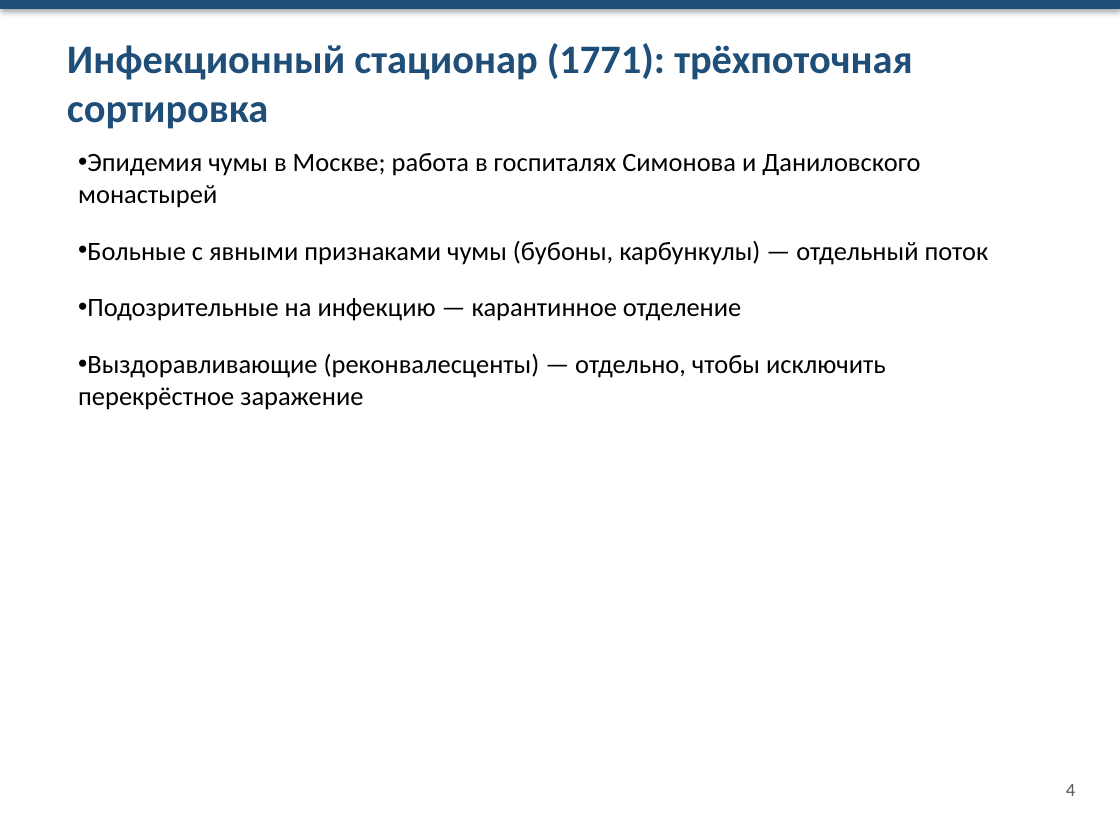
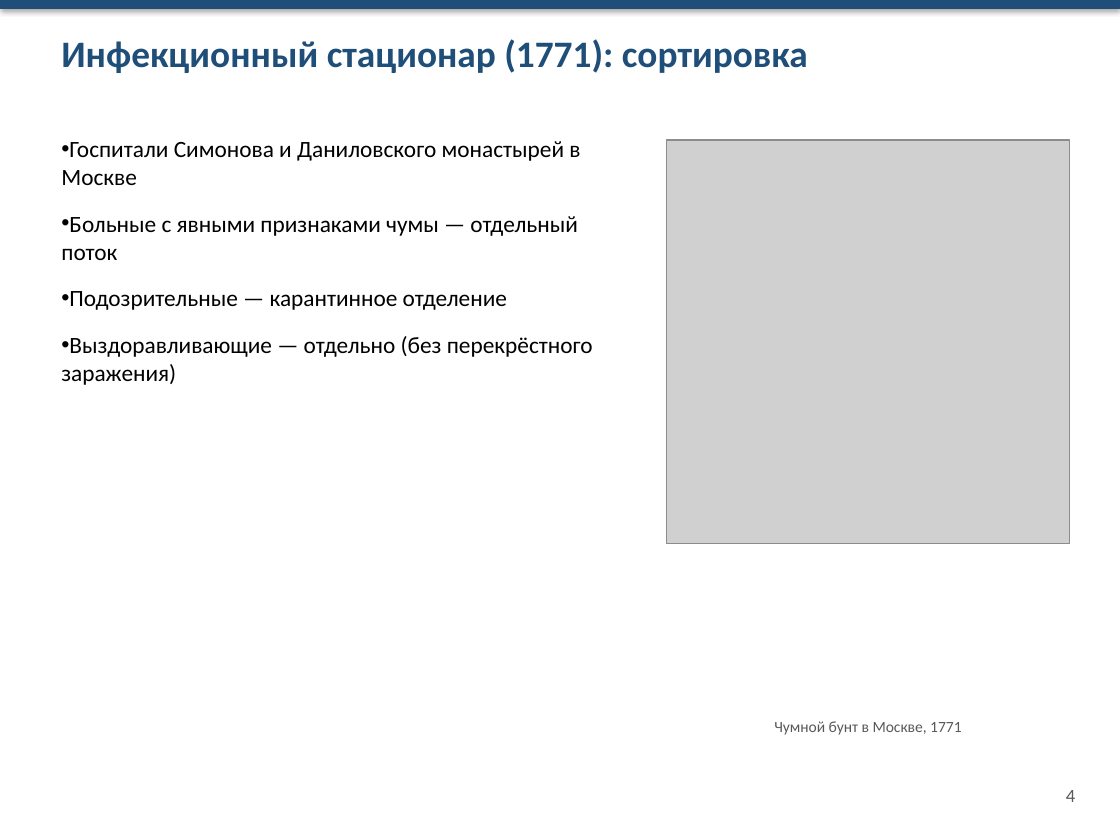
Before and after one commit to Egorka8982/YP_Penin_DB, a slide deck: slide 4 of presentation/Samoylovich_medicina.pptx. Drawn at 1120x840 pixels with LibreOffice and Linux fonts; fonts in the diff are those of the drawing; grey boxes stand for pictures. Boxes give left, top, right and bottom in pixels: in the first picture for what was removed or moved away, otherwise in the second. Text is boxed around its words. In the diff, an @@ line names an element or a change of style, - is before the commit and + after.

```diff
--- a/presentation/Samoylovich_medicina.pptx
+++ b/presentation/Samoylovich_medicina.pptx
@@ text at (61,39,808,73): text changed; size 26 to 24 pt @@
-Инфекционный стационар (1771): трёхпоточная сортировка
+Инфекционный стационар (1771): сортировка
@@ text at (61,141,593,385): text changed; size 17 to 15 pt @@
-• Эпидемия чумы в Москве; работа в госпиталях Симонова и Даниловского монастырей
-• Больные с явными признаками чумы (бубоны, карбункулы) — отдельный поток
-• Подозрительные на инфекцию — карантинное отделение
-• Выздоравливающие (реконвалесценты) — отдельно, чтобы исключить перекрёстное заражение
+• Госпитали Симонова и Даниловского монастырей в Москве
+• Больные с явными признаками чумы — отдельный поток
+• Подозрительные — карантинное отделение
+• Выздоравливающие — отдельно (без перекрёстного заражения)
@@ picture added at (666,140,1070,543) @@
@@ text added at (774,721,961,735), 10 pt, text #595959 @@
+Чумной бунт в Москве, 1771
@@ text "4": place and size @@
-text "4" at (1066,784,1075,796)
+text "4" at (1066,790,1075,802)
```
Also in this commit, not shown: 8 other slides changed, 1 slide added, 1 slide removed.
